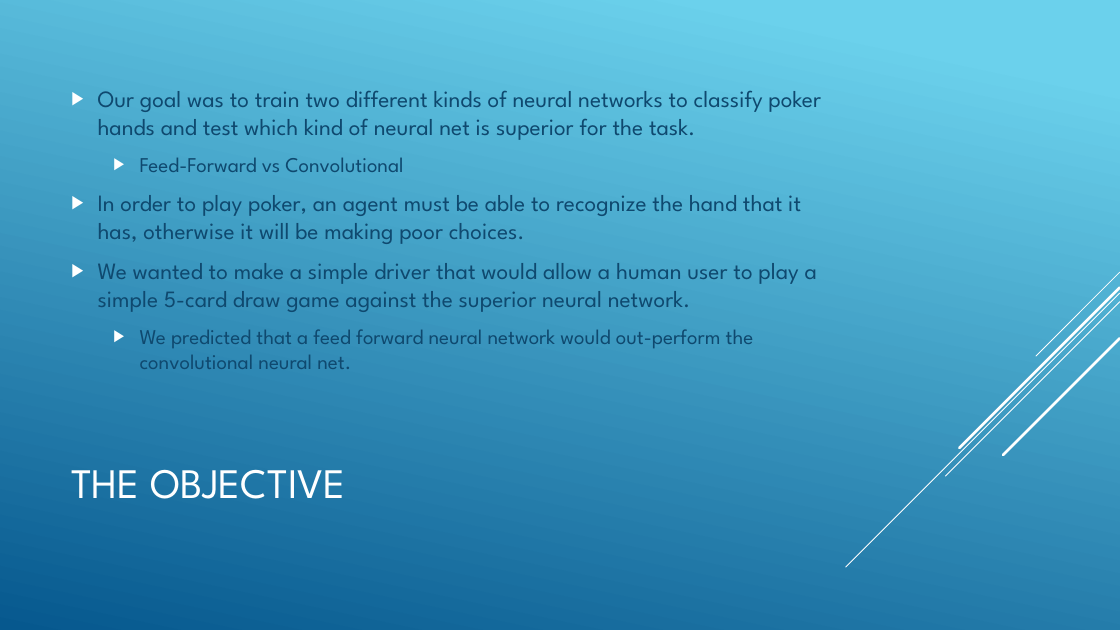
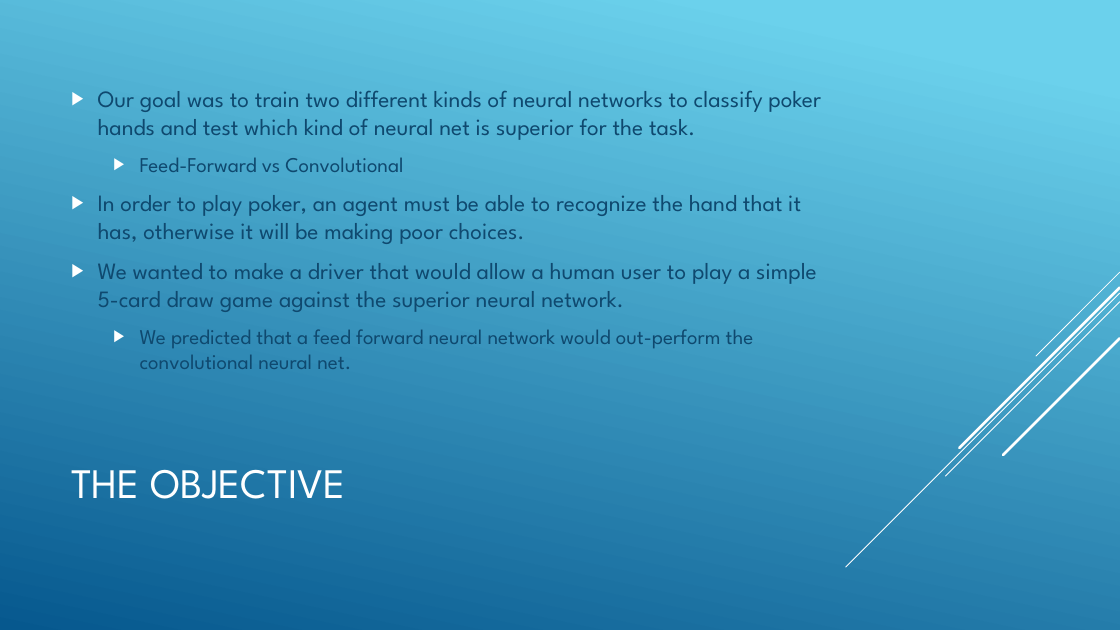
Before and after one commit to CSCI4850/S18-team4-project, a slide deck: slide 2 of PresentationSlides.pptx. Drawn at 1120x630 pixels with LibreOffice and Linux fonts; fonts in the diff are those of the drawing. Boxes give left, top, right and bottom in pixels: in the first picture for what was removed or moved away, otherwise in the second. Text is boxed around its words. In the diff, an @@ line names an element or a change of style, - is before the commit and + after.

```diff
--- a/PresentationSlides.pptx
+++ b/PresentationSlides.pptx
@@ text at [98,263,817,312]: text changed @@
-▶ We wanted to make a simple driver that would allow a human user to play a simple 5-card draw game against the superior neural network.
+▶ We wanted to make a driver that would allow a human user to play a simple 5-card draw game against the superior neural network.
```
Also in this commit, not shown: 1 slide added.
